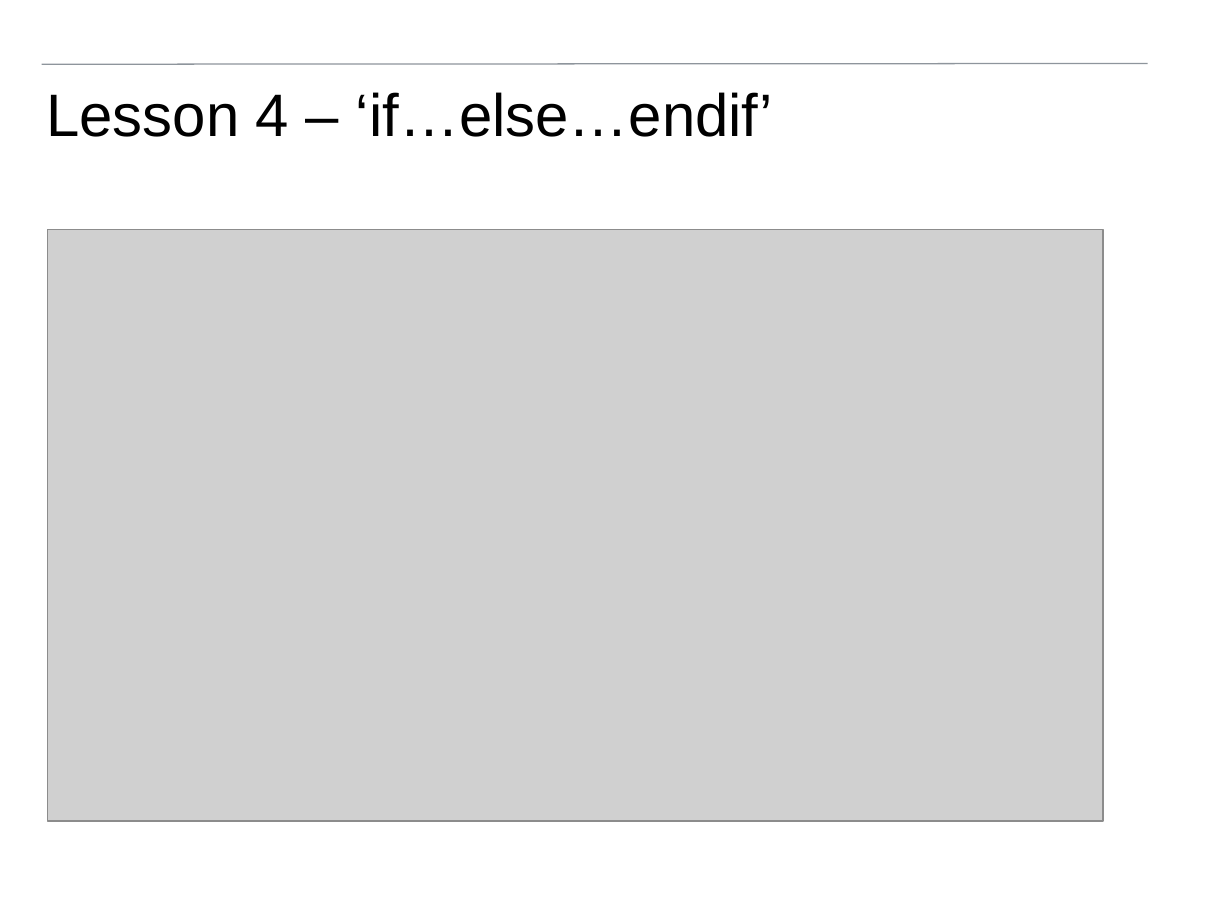
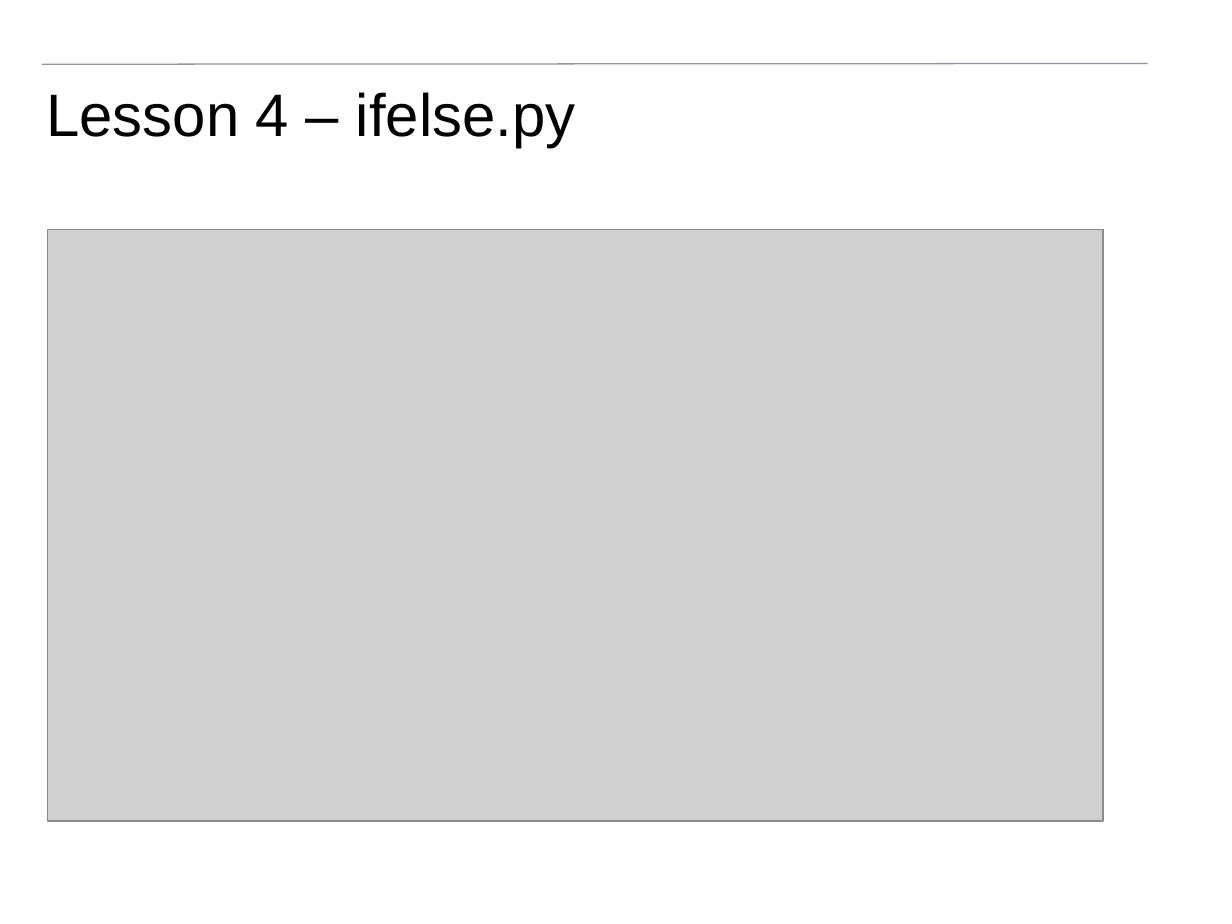
Before and after one commit to pfsmyth/Cambridge, a slide deck: slide 59 of lessons/Introduction to programming.pptx (slide 61 before the commit). Drawn at 1232x924 pixels with LibreOffice and Linux fonts; fonts in the diff are those of the drawing; grey boxes stand for pictures; background and template pictures are left out. Boxes give left, top, right and bottom in pixels: in the first picture for what was removed or moved away, otherwise in the second. Text is boxed around its words. In the diff, an @@ line names an element or a change of style, - is before the commit and + after.

```diff
--- a/lessons/Introduction to programming.pptx
+++ b/lessons/Introduction to programming.pptx
@@ title at <box>46,92,576,147</box>: text changed @@
-Lesson 4 – ‘if…else…endif’
+Lesson 4 – ifelse.py
```
Also in this commit, not shown: 42 other slides changed, 2 slides removed, 2 other files.
